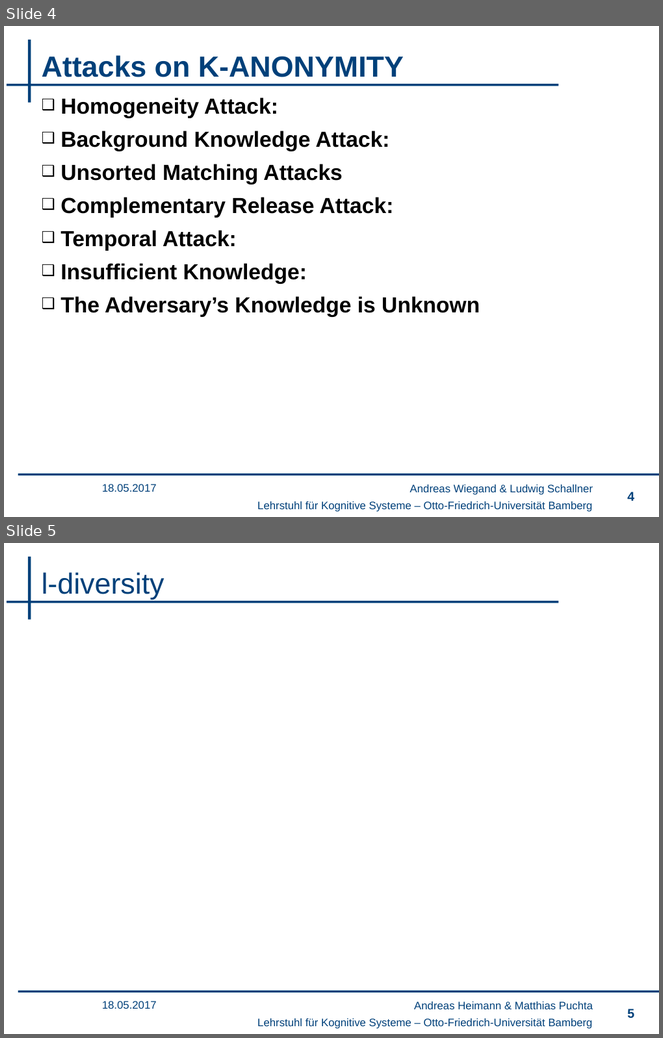
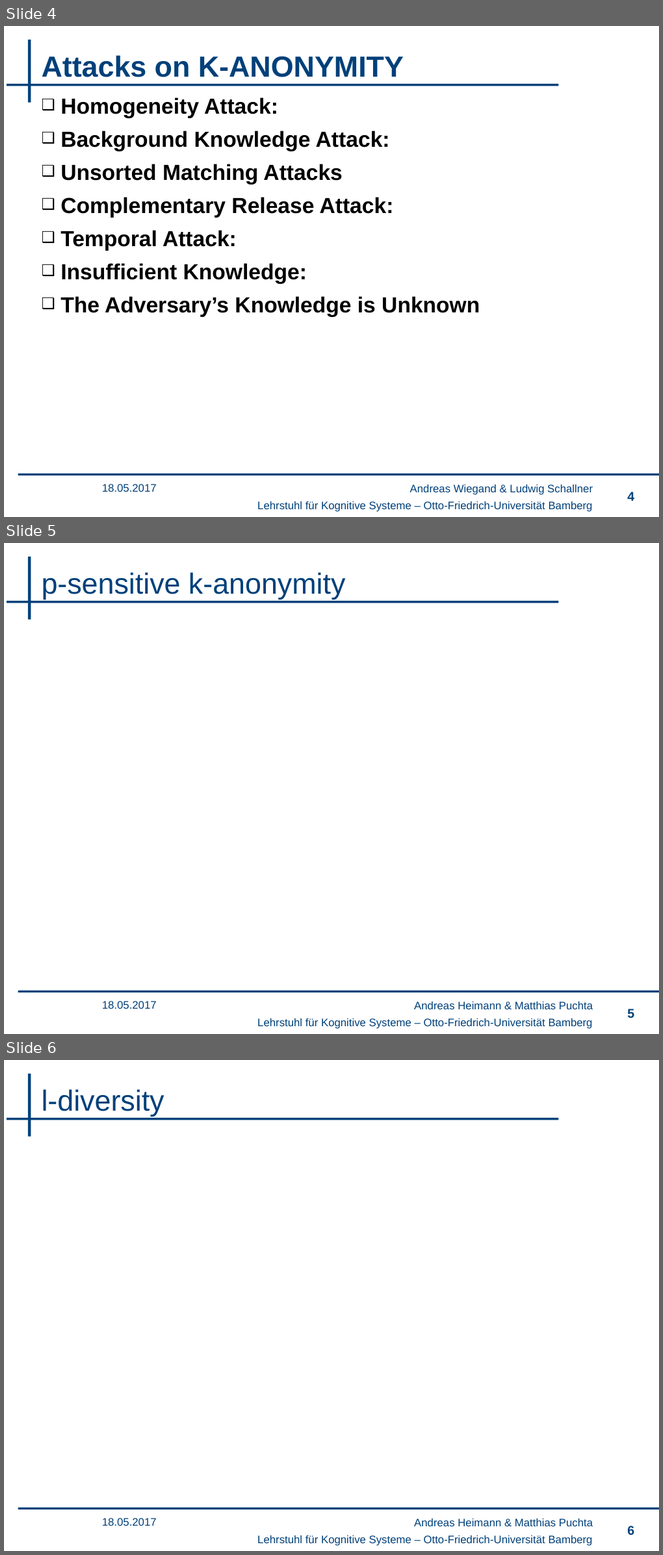
Before and after one commit to wsgan001/PSI-MSem, a slide deck: presentation/sicherheits.pptx. Shown one above the other, each under a label of ours: slides 4 and 5 before the commit, slides 4, 5 and 6 after it. The pictures are 663x1038 and 663x1555 pixels, drawn with LibreOffice and Linux fonts; fonts in the diff are those of the drawing; background and template pictures are left out. Boxes give left, top, right and bottom in pixels: in the first picture for what was removed or moved away, otherwise in the second. Text is boxed around its words. In the diff, an @@ line names an element or a change of style, - is before the commit and + after.

```diff
--- a/presentation/sicherheits.pptx
+++ b/presentation/sicherheits.pptx
@@ slide 5 added at box(4, 543, 659, 1034), background #FFFFFF; not listed: 4 template elements that a slide beside it also shows @@
@@ title added at box(42, 572, 345, 600), 32 pt, text #00407A @@
+p-sensitive k-anonymity
@@ text added at box(102, 1001, 157, 1009), 12 pt, text #00407A @@
+18.05.2017
@@ text added at box(414, 1002, 593, 1010), 12 pt, text #00407A @@
+Andreas Heimann & Matthias Puchta
@@ page number added at box(627, 1009, 634, 1019), 14 pt, text #00407A @@
+5
@@ what was slide 5 is now slide 6 @@
@@ page number at box(627, 1526, 634, 1535): text changed @@
-5
+6
```
Also in this commit, not shown: 2 slides changed, 9 other files.
